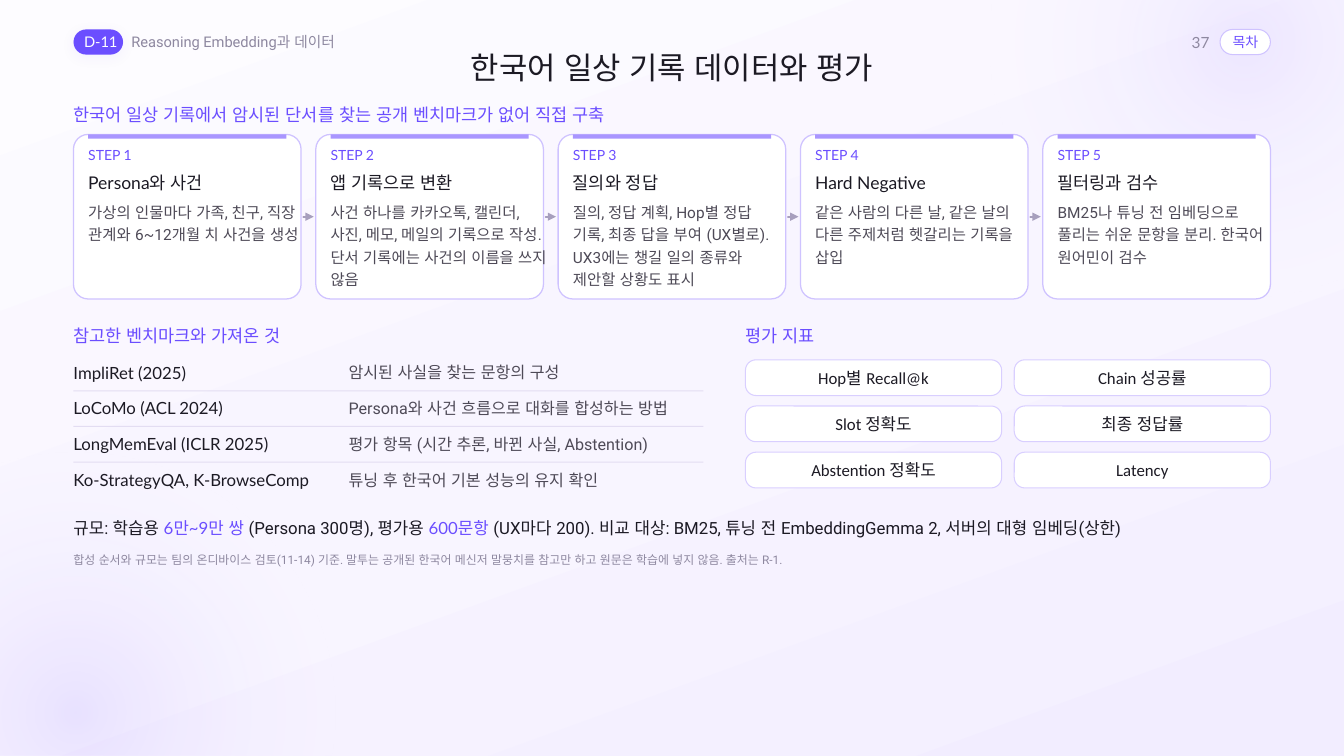
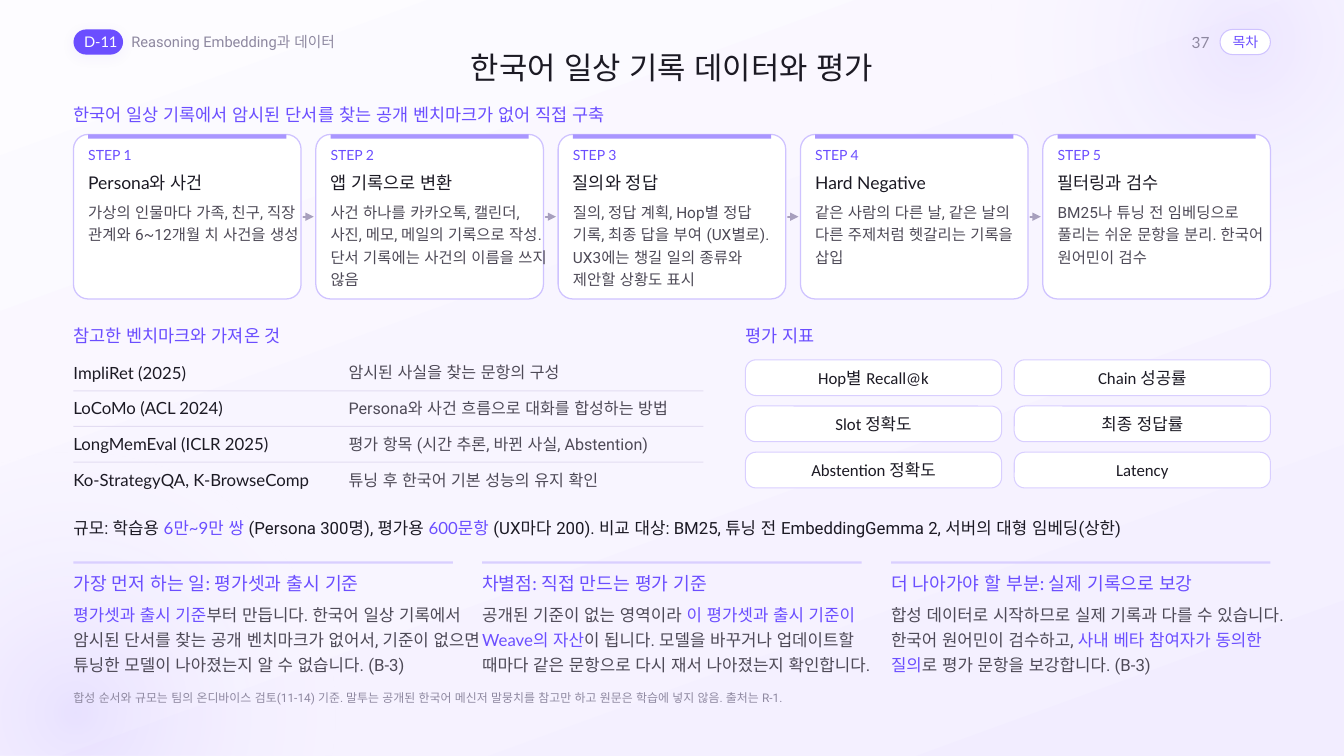
Before and after one commit to gnueaj/t3, a slide deck: slide 37 of weave/결선준비/통합본_Claude/Weave_Appendix_Claude.pptx. Drawn at 1344x756 pixels with LibreOffice and Linux fonts; fonts in the diff are those of the drawing. Boxes give left, top, right and bottom in pixels: in the first picture for what was removed or moved away, otherwise in the second. Text is boxed around its words. In the diff, an @@ line names an element or a change of style, - is before the commit and + after.

```diff
--- a/weave/결선준비/통합본_Claude/Weave_Appendix_Claude.pptx
+++ b/weave/결선준비/통합본_Claude/Weave_Appendix_Claude.pptx
@@ rectangle added at (74, 562, 453, 564), fill #D9CFFF @@
@@ rectangle added at (482, 562, 861, 564), fill #D9CFFF @@
@@ rectangle added at (891, 562, 1270, 564), fill #D9CFFF @@
@@ text added at (73, 575, 358, 592), 13 pt, text #6B4EFF @@
+가장 먼저 하는 일: 평가셋과 출시 기준
@@ text added at (482, 575, 707, 592), 13 pt, text #6B4EFF @@
+차별점: 직접 만드는 평가 기준
@@ text added at (891, 575, 1192, 592), 13 pt, text #6B4EFF @@
+더 나아가야 할 부분: 실제 기록으로 보강
@@ text added at (73, 607, 480, 675), 12 pt, text #4E4A57 @@
+평가셋과 출시 기준부터 만듭니다. 한국어 일상 기록에서
+암시된 단서를 찾는 공개 벤치마크가 없어서, 기준이 없으면
+튜닝한 모델이 나아졌는지 알 수 없습니다. (B-3)
@@ text added at (482, 607, 871, 673), 12 pt, text #4E4A57 @@
+공개된 기준이 없는 영역이라 이 평가셋과 출시 기준이
+Weave의 자산이 됩니다. 모델을 바꾸거나 업데이트할
+때마다 같은 문항으로 다시 재서 나아졌는지 확인합니다.
@@ text added at (891, 607, 1283, 675), 12 pt, text #4E4A57 @@
+합성 데이터로 시작하므로 실제 기록과 다를 수 있습니다.
+한국어 원어민이 검수하고, 사내 베타 참여자가 동의한
+질의로 평가 문항을 보강합니다. (B-3)
@@ text "합성 순서와 규모는 팀의 온디바이스 ...": place and size @@
-text "합성 순서와 규모는 팀의 온디바이스 ..." at (73, 554, 782, 567)
+text "합성 순서와 규모는 팀의 온디바이스 ..." at (73, 692, 782, 705)
```
Also in this commit, not shown: 4 other slides changed, 11 other files.
